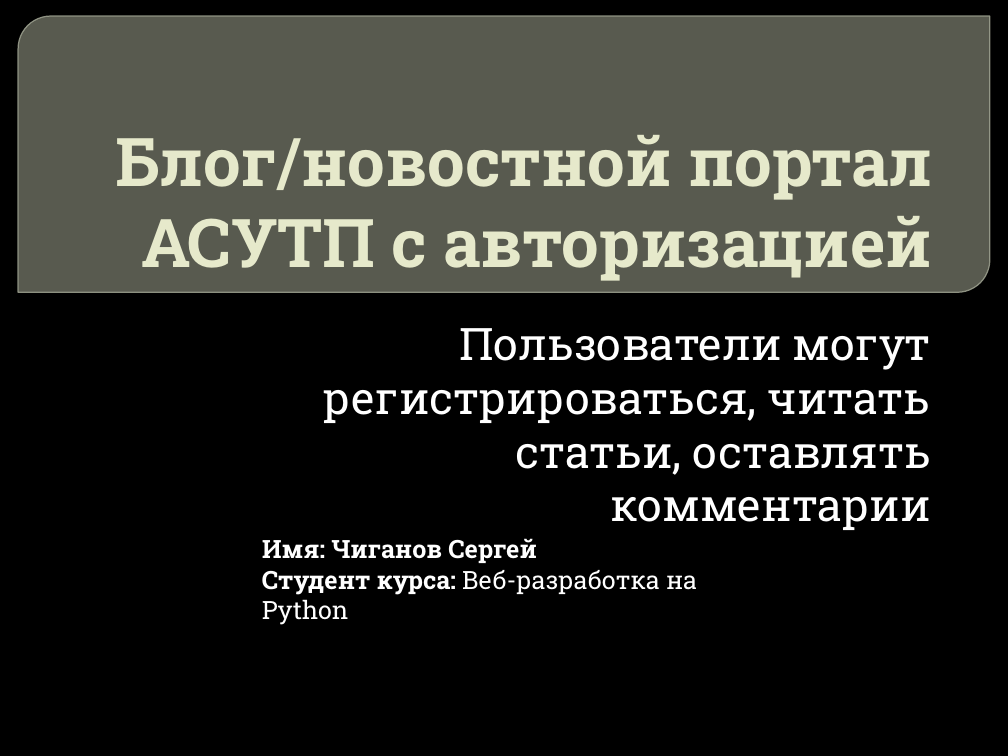
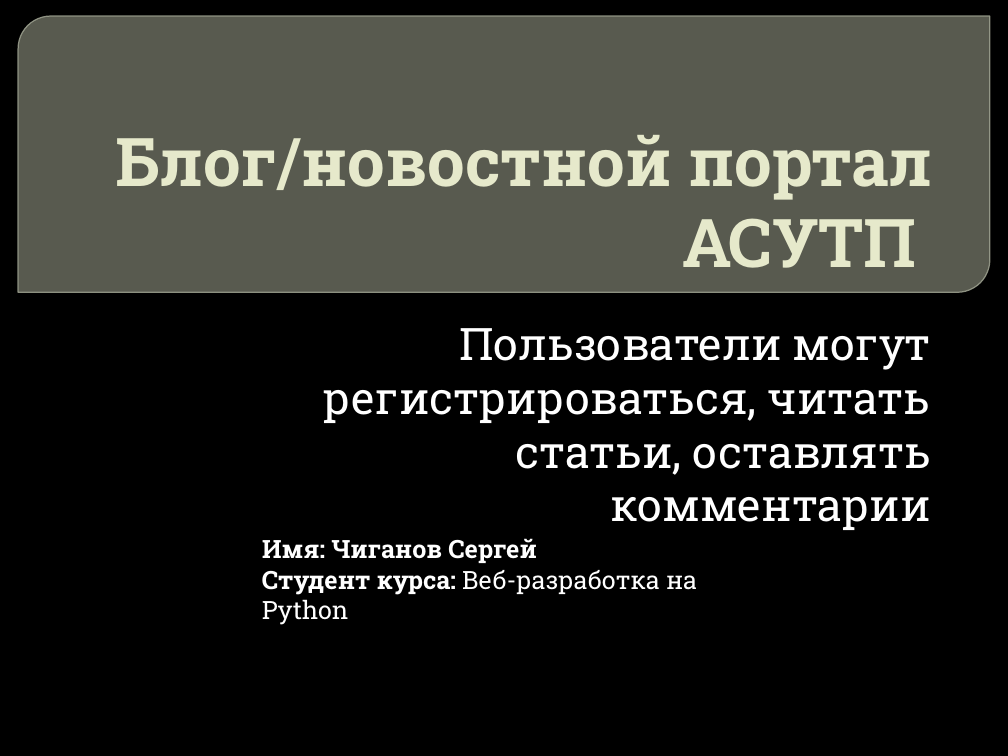
Before and after one commit to serg-12-ctrl/mini-------, a slide deck: slide 1 of Новостной портал.pptx. Drawn at 1008x756 pixels with LibreOffice and Linux fonts; fonts in the diff are those of the drawing; background and template pictures are left out. Boxes give left, top, right and bottom in pixels: in the first picture for what was removed or moved away, otherwise in the second. Text is boxed around its words. In the diff, an @@ line names an element or a change of style, - is before the commit and + after.

```diff
--- a/Новостной портал.pptx
+++ b/Новостной портал.pptx
@@ title at [115, 135, 932, 268]: text changed @@
-Блог/новостной портал АСУТП с авторизацией
+Блог/новостной портал АСУТП
```
Also in this commit, not shown: 1 other slide changed, 2 slides added, 8 other files.
